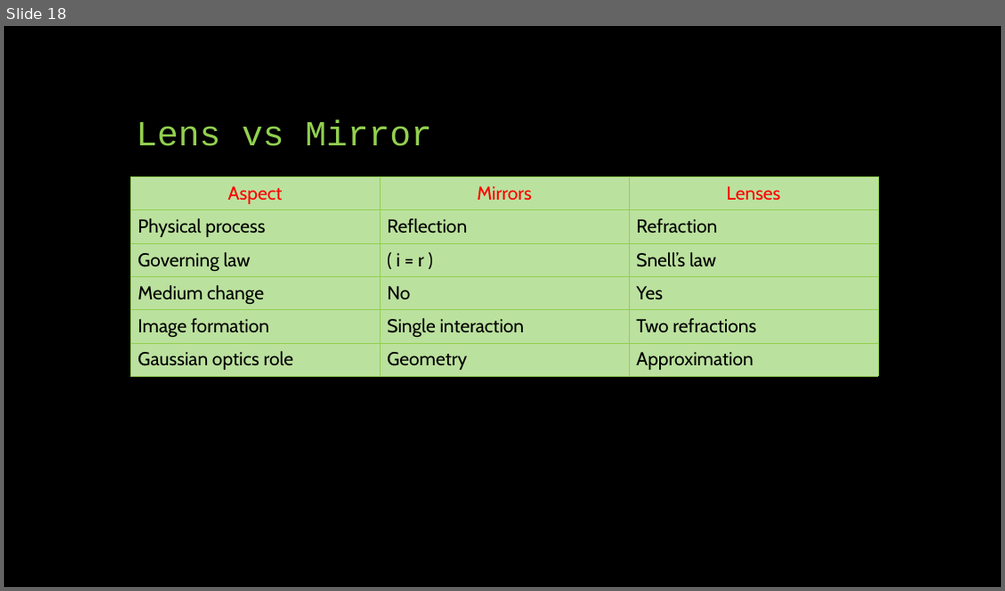
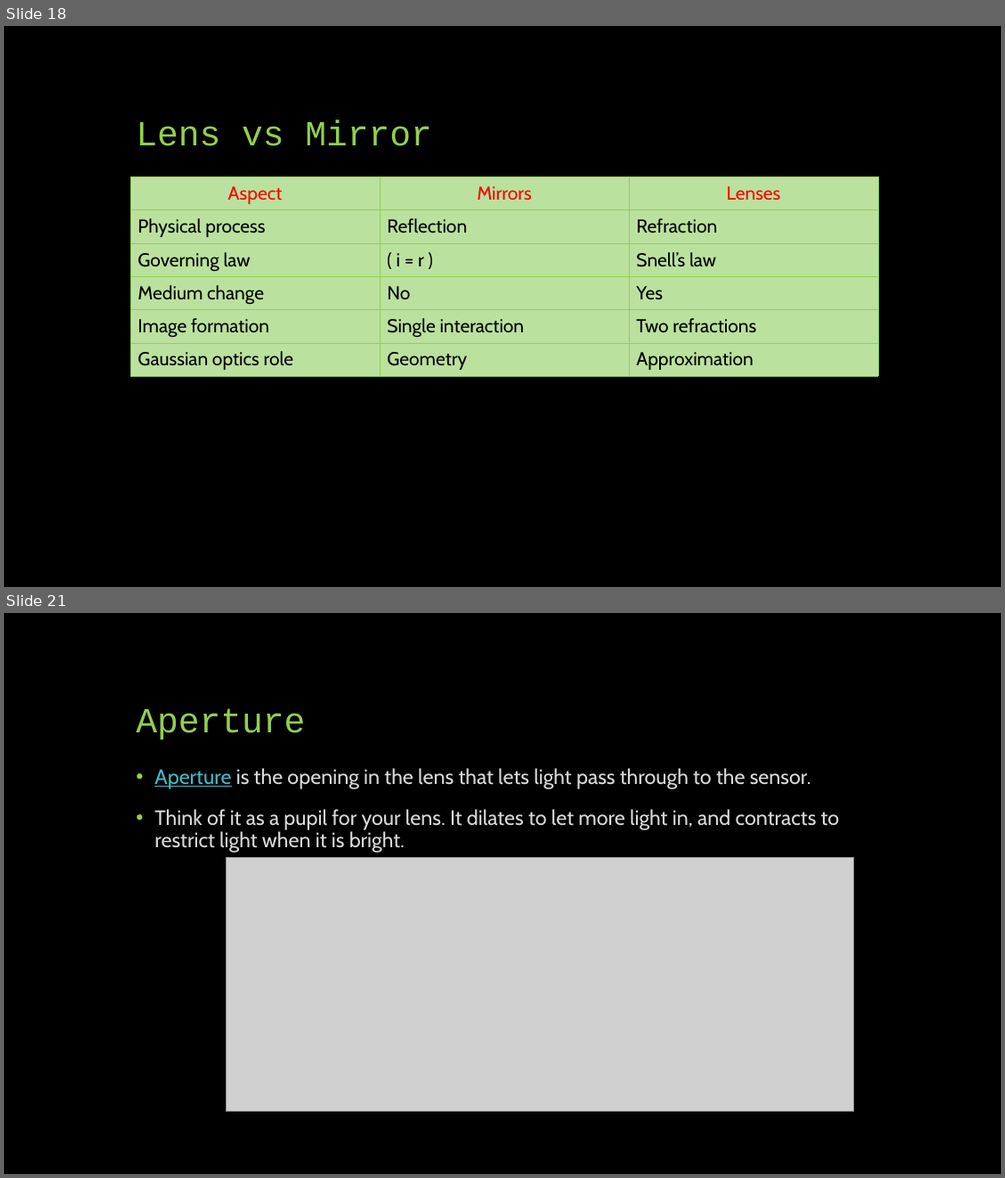
Before and after one commit to SreejithRajan-Lab/Computer-Vision, a slide deck: Presentations/Computer Vision – Module 1.pptx. Shown one above the other, each under a label of ours: slide 18 before the commit, slides 18 and 21 after it; the slides between them are not shown. The pictures are 1005x591 and 1005x1178 pixels, drawn with LibreOffice and Linux fonts; fonts in the diff are those of the drawing; grey boxes stand for pictures. Boxes give left, top, right and bottom in pixels: in the first picture for what was removed or moved away, otherwise in the second. Text is boxed around its words. In the diff, an @@ line names an element or a change of style, - is before the commit and + after.

```diff
--- a/Presentations/Computer Vision – Module 1.pptx
+++ b/Presentations/Computer Vision – Module 1.pptx
@@ slide 21 added at [4,613,1001,1174], background #000000 @@
@@ title added at [136,708,305,740], 34 pt, text #92D050 @@
+Aperture
@@ text added at [154,768,840,852], 20 pt, text #D9D9D9 @@
+• Aperture is the opening in the lens that lets light pass through to the sensor.
+• Think of it as a pupil for your lens. It dilates to let more light in, and contracts to restrict light when it is bright.
@@ picture added at [226,858,854,1111] @@
```
Also in this commit, not shown: 5 other slides added.
